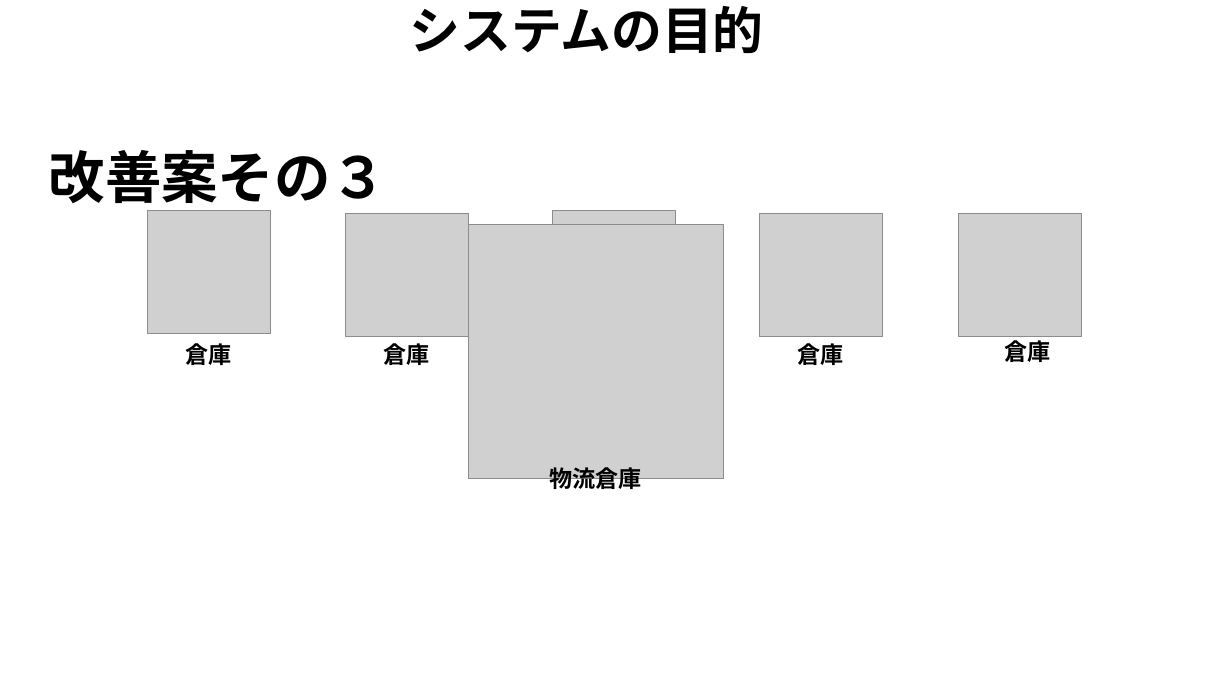
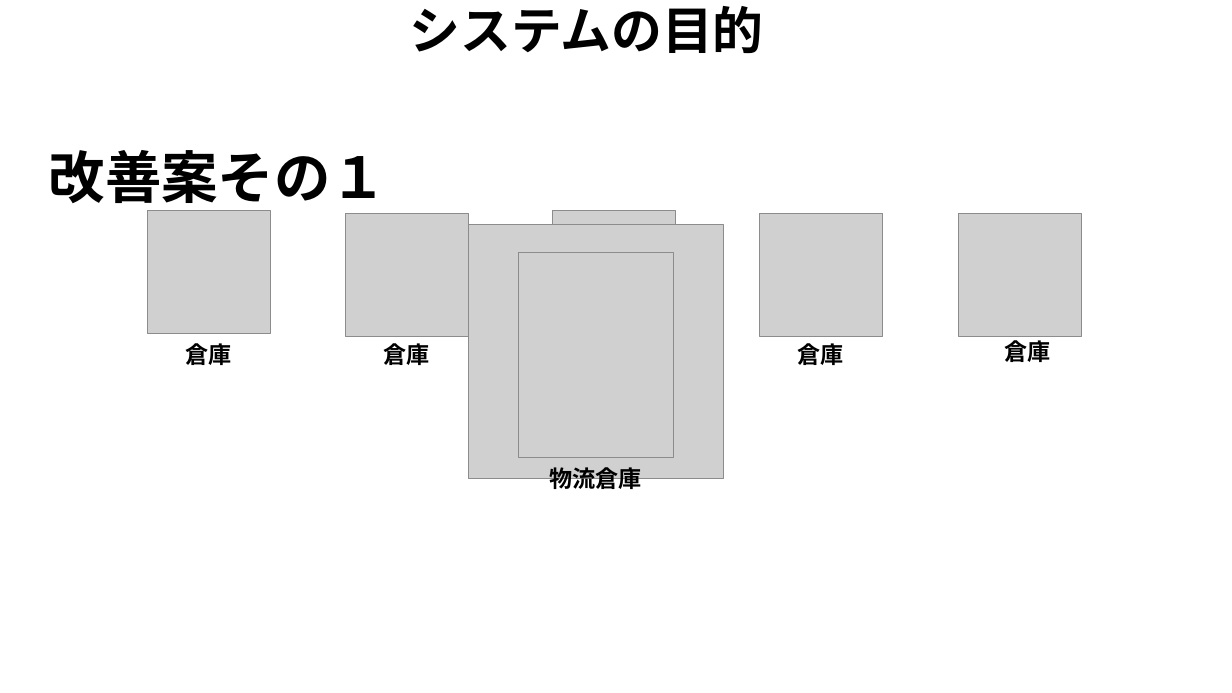
Before and after one commit to Yamanin3/system-devel, a slide deck: slide 5 of 企画発表プレゼンテーション.pptx (slide 7 before the commit). Drawn at 1232x693 pixels with LibreOffice and Linux fonts; fonts in the diff are those of the drawing; grey boxes stand for pictures; background and template pictures are left out. Boxes give left, top, right and bottom in pixels: in the first picture for what was removed or moved away, otherwise in the second. Text is boxed around its words. In the diff, an @@ line names an element or a change of style, - is before the commit and + after.

Commit message:
改善案スライドの順番を逆にした

```diff
--- a/企画発表プレゼンテーション.pptx
+++ b/企画発表プレゼンテーション.pptx
@@ text at [49,150,388,213]: text changed @@
-改善案その３
+改善案その１
@@ picture added at [518,252,673,457] @@
```
Also in this commit, not shown: 1 other slide changed.
